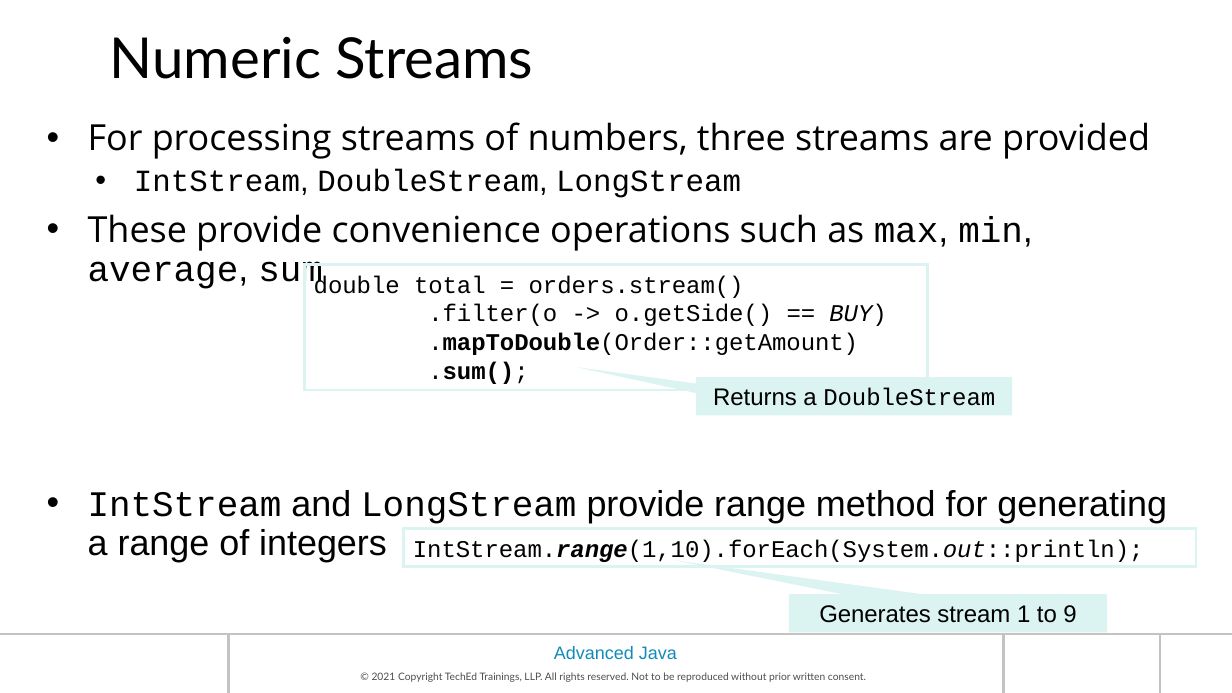
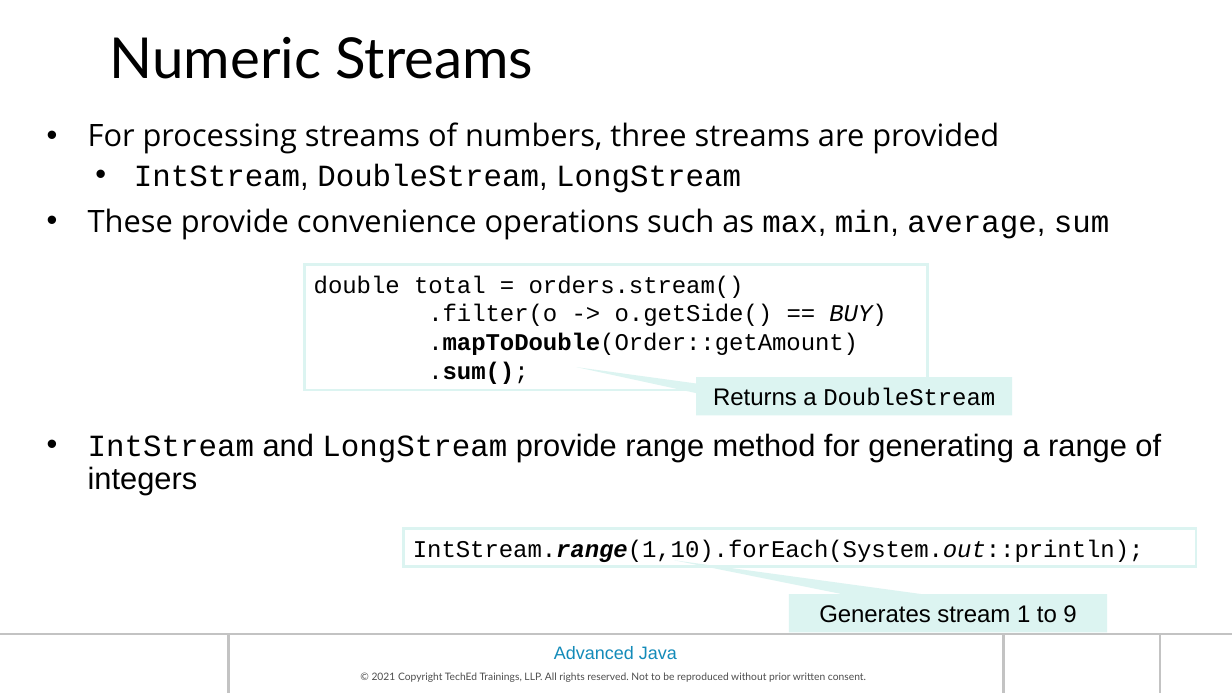
Before and after one commit to prabhat1510/maveric2122, a slide deck: slide 21 of HAN_AdvancedJava_Ch02-Streaming API & Other Java8 Features.pptx. Drawn at 1232x693 pixels with LibreOffice and Linux fonts; fonts in the diff are those of the drawing; background and template pictures are left out. Boxes give left, top, right and bottom in pixels: in the first picture for what was removed or moved away, otherwise in the second. Text is boxed around its words. In the diff, an @@ line names an element or a change of style, - is before the commit and + after.

Commit message:
Streams examples

```diff
--- a/HAN_AdvancedJava_Ch02-Streaming API & Other Java8 Features.pptx
+++ b/HAN_AdvancedJava_Ch02-Streaming API & Other Java8 Features.pptx
@@ text at <box>88,122,1161,495</box>: size 28 to 24 pt in "For processing streams of numbers, three streams ...", "These provide convenience operations such as max, ...", "IntStream and LongStream provide range method for ..." @@
```
Also in this commit, not shown: 3 other slides changed, 3 other files.
